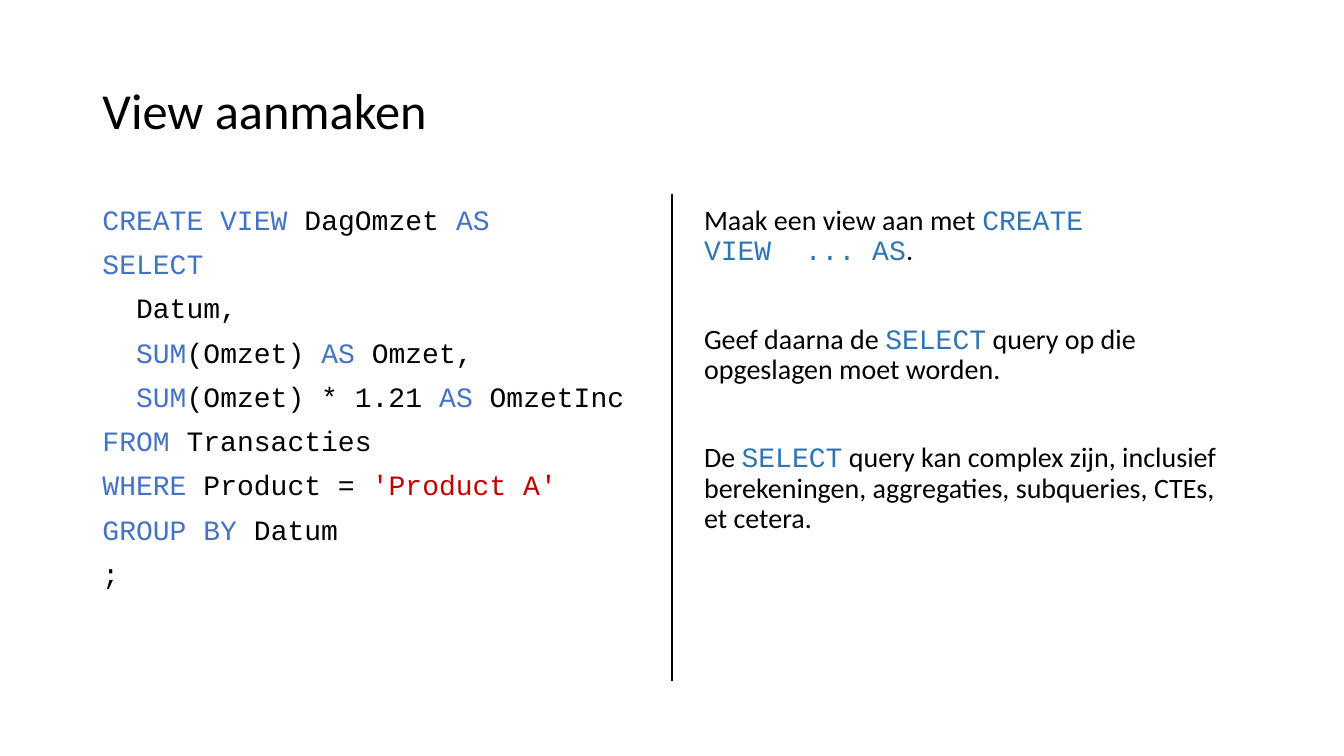
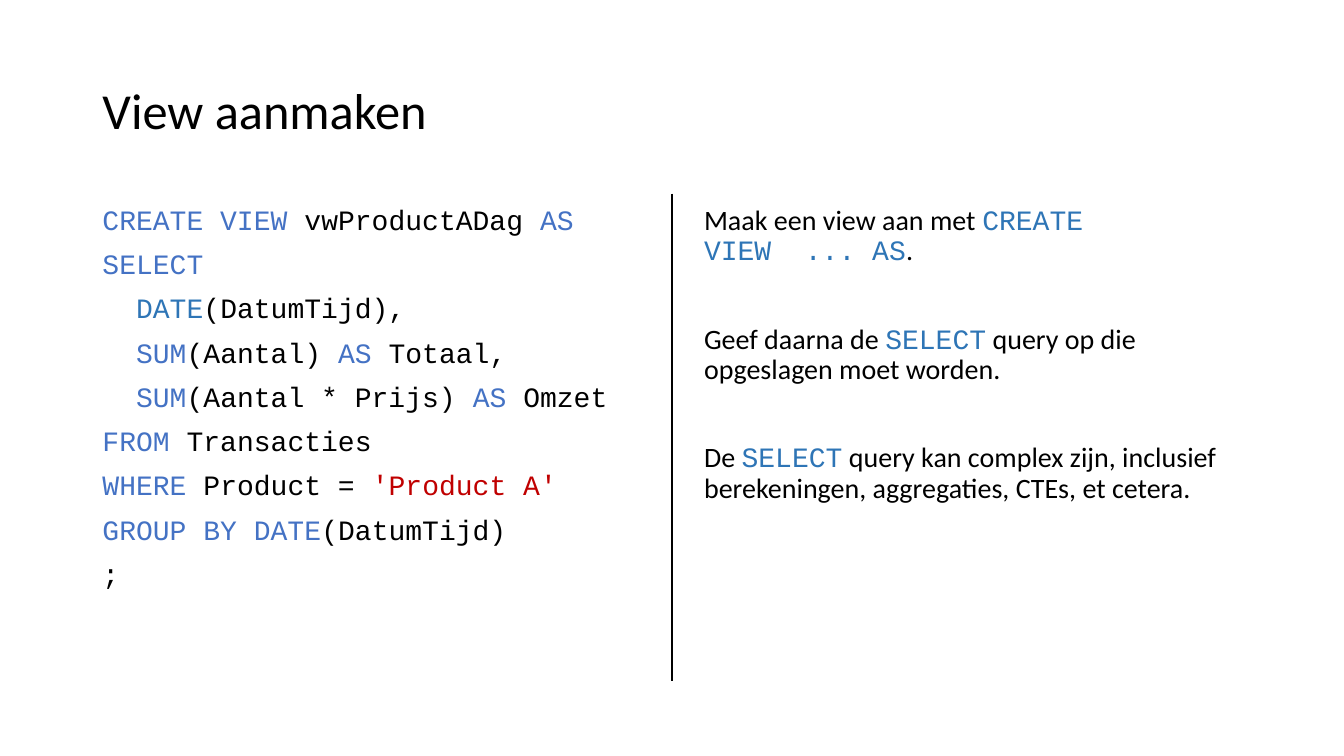
Before and after one commit to LFKoning/knowledge-sharing, a slide deck: slide 46 of sql_course/2_database_design/2_database_design.pptx (slide 49 before the commit). Drawn at 1344x756 pixels with LibreOffice and Linux fonts; fonts in the diff are those of the drawing. Boxes give left, top, right and bottom in pixels: in the first picture for what was removed or moved away, otherwise in the second. Text is boxed around its words. In the diff, an @@ line names an element or a change of style, - is before the commit and + after.

```diff
--- a/sql_course/2_database_design/2_database_design.pptx
+++ b/sql_course/2_database_design/2_database_design.pptx
@@ text at box(102, 210, 574, 236): text changed; text colour #4472C4 to #000000 @@
-CREATE VIEW DagOmzet AS
+CREATE VIEW vwProductADag AS
@@ text at box(136, 299, 607, 413): text changed @@
-Datum,
-SUM(Omzet) AS Omzet,
-SUM(Omzet) * 1.21 AS OmzetInc
+DATE(DatumTijd),
+SUM(Aantal) AS Totaal,
+SUM(Aantal * Prijs) AS Omzet
@@ text at box(704, 447, 1216, 503): text changed @@
-De SELECT query kan complex zijn, inclusief berekeningen, aggregaties, subqueries, CTEs, et cetera.
+De SELECT query kan complex zijn, inclusief berekeningen, aggregaties, CTEs, et cetera.
@@ text at box(102, 520, 506, 546): text changed @@
-GROUP BY Datum
+GROUP BY DATE(DatumTijd)
```
Also in this commit, not shown: 28 other slides changed, 17 slides added, 10 slides removed, 8 other files.
